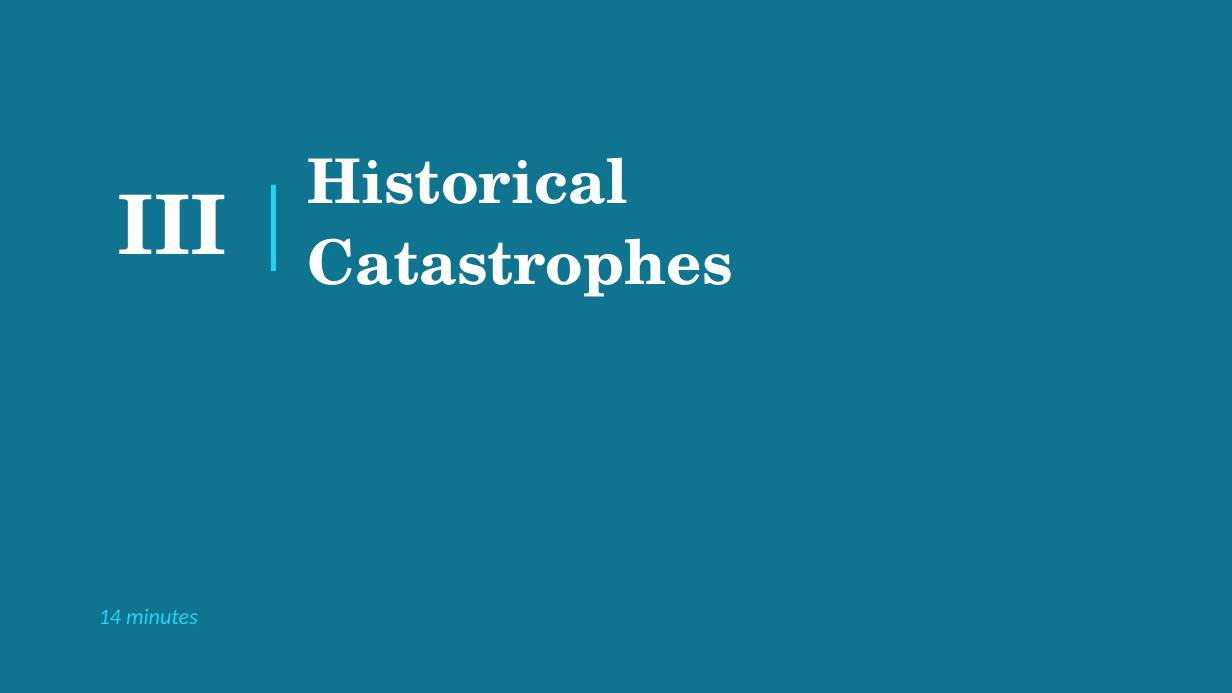
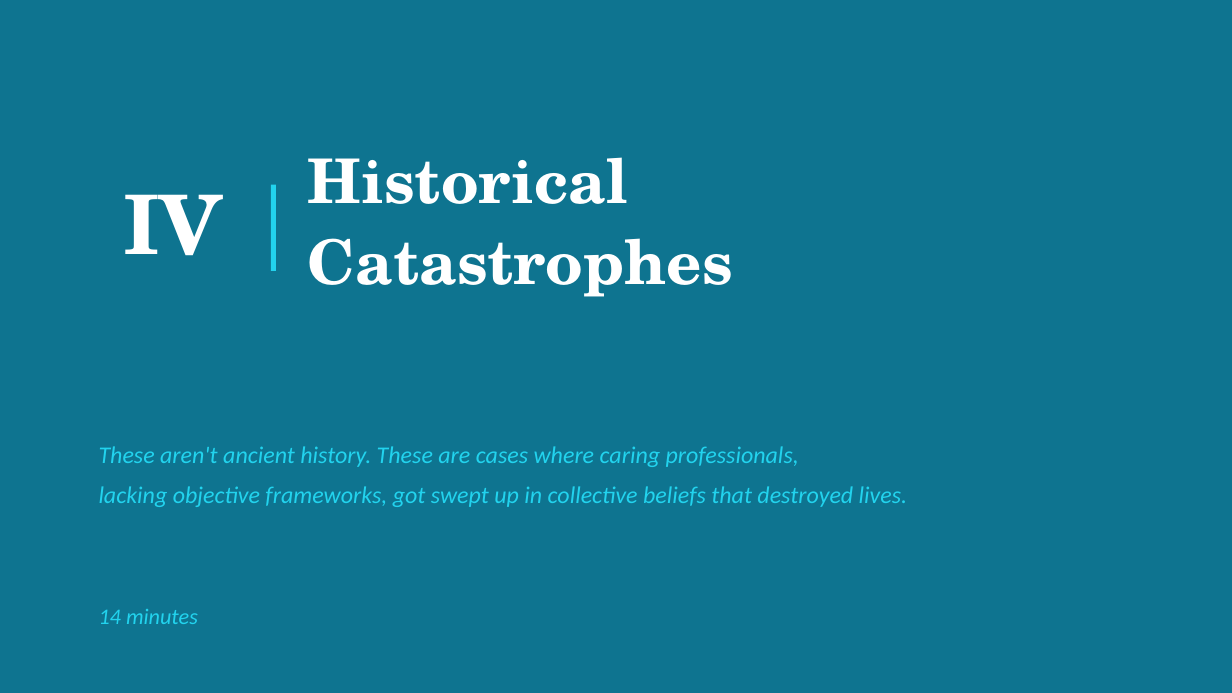
Before and after one commit to patrickkidd/ffrn-2026, a slide deck: slide 10 of 1-WHY_FAMILY/1-Why-Family.pptx (slide 9 before the commit). Drawn at 1232x693 pixels with LibreOffice and Linux fonts; fonts in the diff are those of the drawing. Boxes give left, top, right and bottom in pixels: in the first picture for what was removed or moved away, otherwise in the second. Text is boxed around its words. In the diff, an @@ line names an element or a change of style, - is before the commit and + after.

```diff
--- a/1-WHY_FAMILY/1-Why-Family.pptx
+++ b/1-WHY_FAMILY/1-Why-Family.pptx
@@ text at (123,194,222,256): text changed @@
-III
+IV
@@ text added at (99,446,908,507), 14 pt, text #22D3EE, italic @@
+These aren't ancient history. These are cases where caring professionals,
+lacking objective frameworks, got swept up in collective beliefs that destroyed lives.
```
Also in this commit, not shown: 5 other slides changed, 1 slide added, 1 slide removed, 2 other files.
